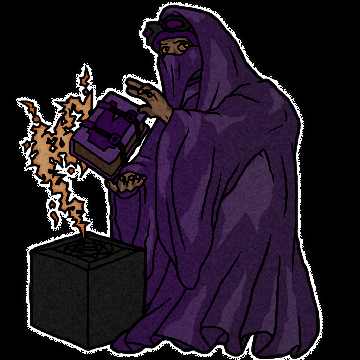
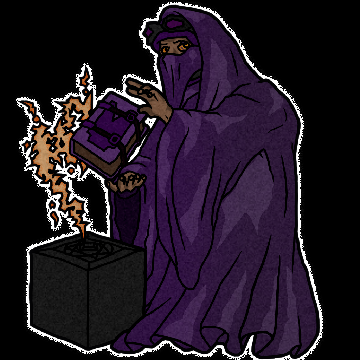
The second 360 × 360 image is a revision of the first. Changes to its layers:
added layer "Layer 47" (35%) in group "color" over left=116, top=188, right=139, bottom=199
added layer "Layer 46" (50%) in group "color" over left=115, top=188, right=141, bottom=247
